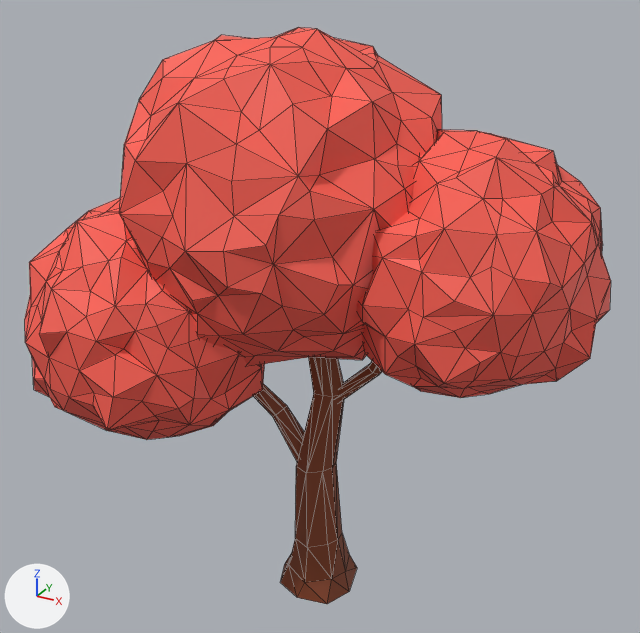
The glTF model assets/burning-growing-tree2-1.glb: old version first, new version second.
One viewpoint serves both versions: a 50 mm lens placed at (0.3, -0.539, 0.517), pointed at (0.0, 0.005, 0.245). The axes (+X, +Y, +Z) are drawn at lower left. The lights are the same throughout. Mesh edges are drawn as thin lines. Where no turn or scale is listed for an object, it has been applied to the vertices.

Objects in the first picture: 'Tree.2'.
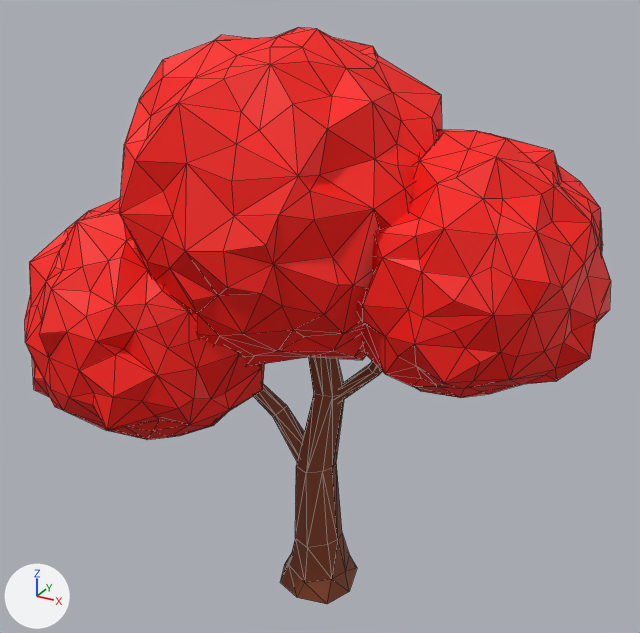
Commit message: Modified the different burning assets + Added simulation.mp4

The change, as a list of edits to the scene's bpy script:
```text
Change mat_tree_leaves_003:
    mat_tree_leaves_003.base_color: (0.965, 0.114, 0.0823) -> (0.965, 0.00518, 0.0)  # red #fb5f51 -> red #fb1000
```

Boxes [x1, y1, x2, y2] around the edits, measured in the pictures (640 x 633 px):
'Tree.2', recoloured: [25, 27, 611, 440] in both
